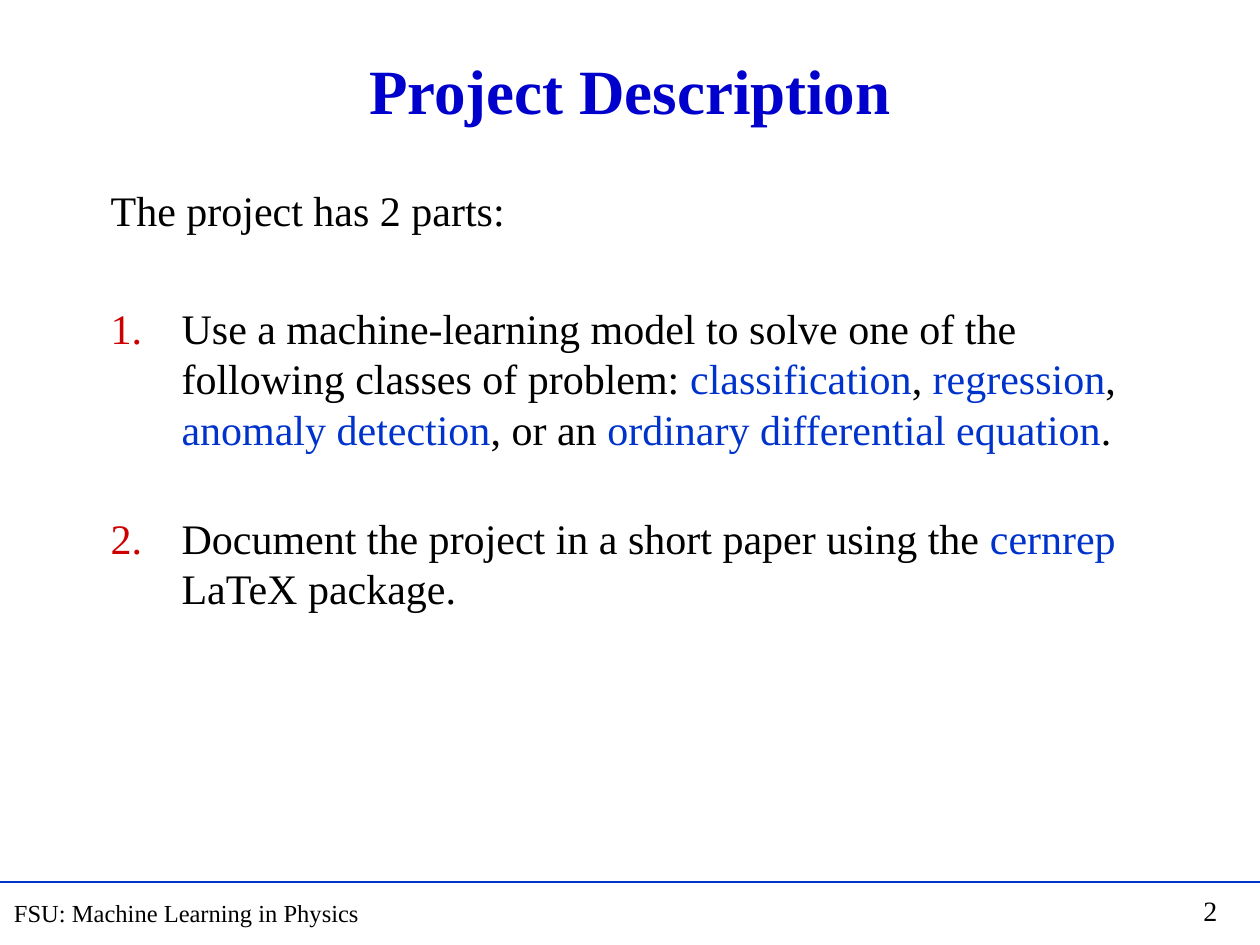
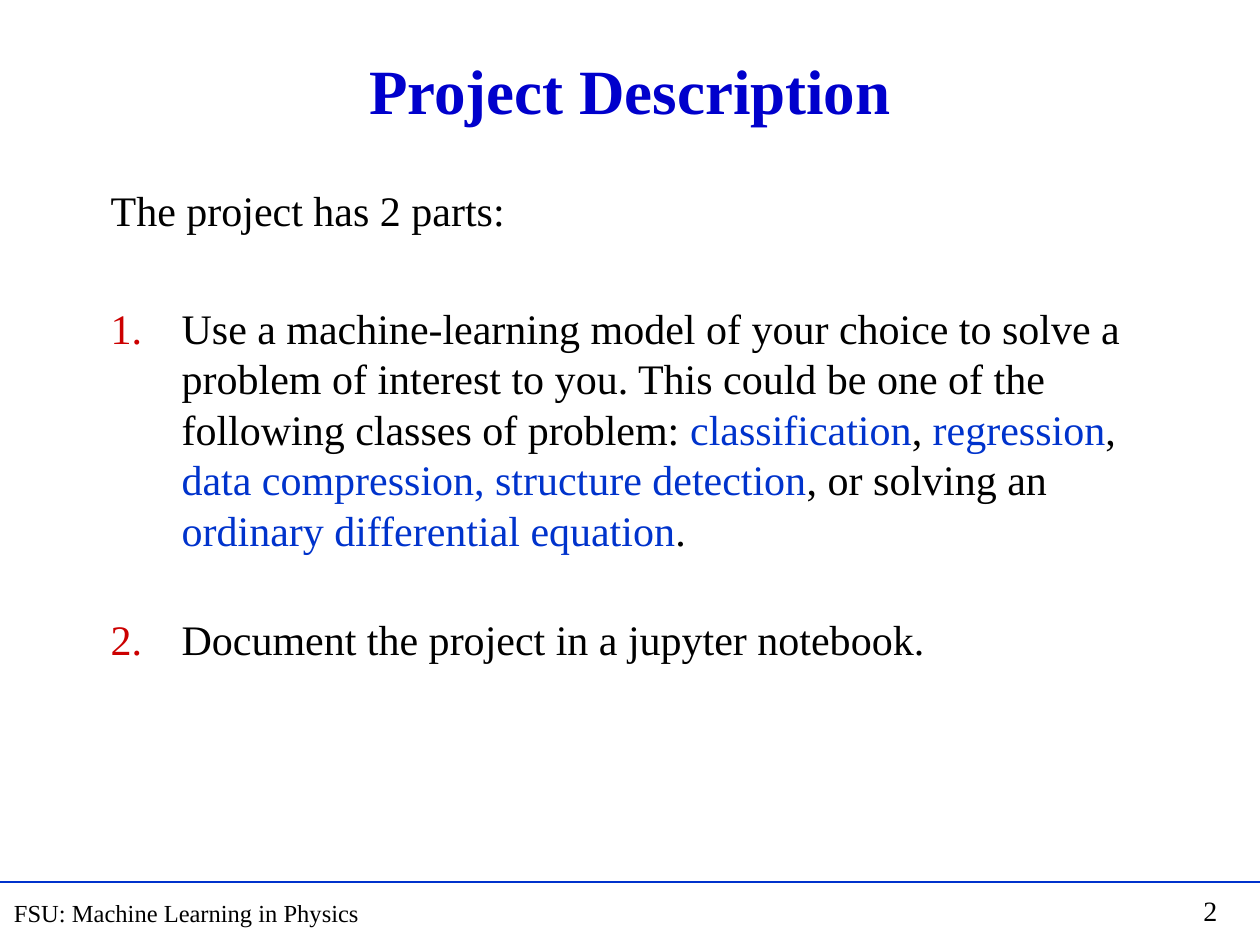
Before and after one commit to hbprosper/mlinphysics, a slide deck: slide 2 of Lectures/Projects/Projects.pptx. Drawn at 1260x945 pixels with LibreOffice and Linux fonts; fonts in the diff are those of the drawing. Boxes give left, top, right and bottom in pixels: in the first picture for what was removed or moved away, otherwise in the second. Text is boxed around its words. In the diff, an @@ line names an element or a change of style, - is before the commit and + after.

Commit message:
add dataset download code to notebooks

```diff
--- a/Lectures/Projects/Projects.pptx
+++ b/Lectures/Projects/Projects.pptx
@@ text at (182,314,1120,664): text changed @@
-1. Use a machine-learning model to solve one of the following classes of problem: classification, regression, anomaly detection, or an ordinary differential equation.
-2. Document the project in a short paper using the cernrep LaTeX package.
+1. Use a machine-learning model of your choice to solve a problem of interest to you. This could be one of the following classes of problem: classification, regression, data compression, structure detection, or solving an ordinary differential equation.
+2. Document the project in a jupyter notebook.
```
Also in this commit, not shown: 4 other slides changed, 1 slide added, 1 slide removed, 6 other files.
